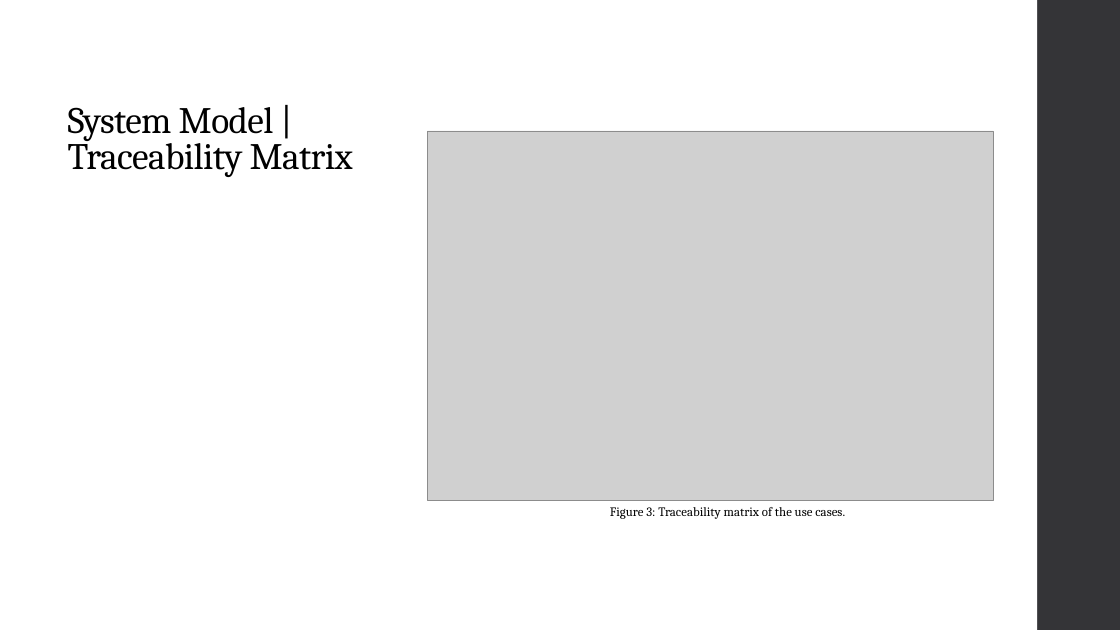
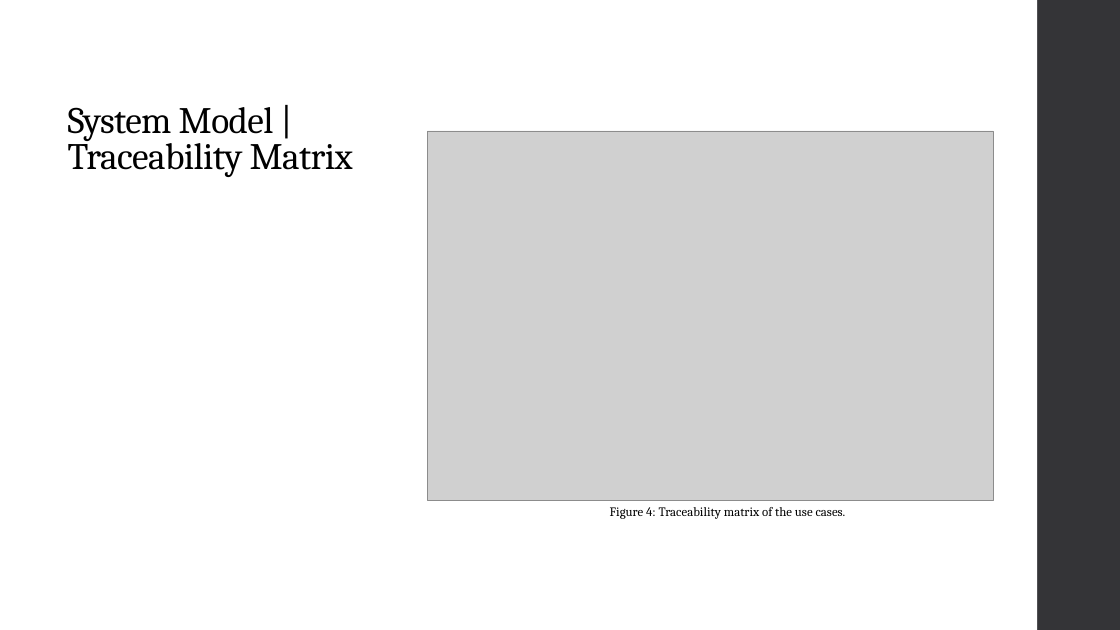
Before and after one commit to dakoval/Sudoku, a slide deck: slide 13 of Project Report/Final Project Report Presentation.pptx. Drawn at 1120x630 pixels with LibreOffice and Linux fonts; fonts in the diff are those of the drawing; grey boxes stand for pictures. Boxes give left, top, right and bottom in pixels: in the first picture for what was removed or moved away, otherwise in the second. Text is boxed around its words. In the diff, an @@ line names an element or a change of style, - is before the commit and + after.

Commit message:
Fixed figure numbering

```diff
--- a/Project Report/Final Project Report Presentation.pptx
+++ b/Project Report/Final Project Report Presentation.pptx
@@ text at bbox=[610, 507, 846, 519]: text changed @@
-Figure 3: Traceability matrix of the use cases.
+Figure 4: Traceability matrix of the use cases.
```
Also in this commit, not shown: 4 other slides changed.
